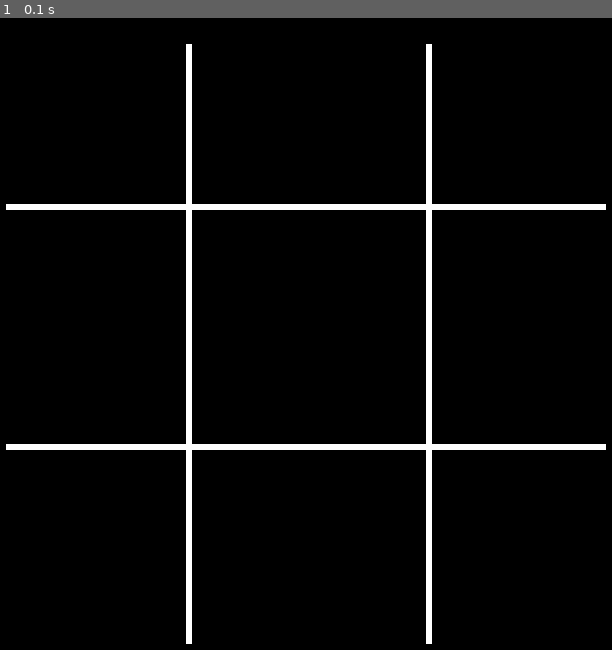
Above: before the commit, frame 1.
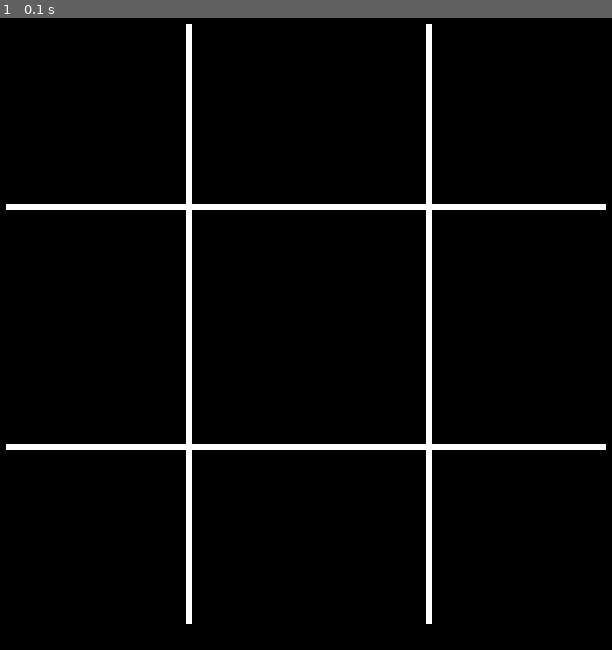
Above: after the commit, the same moment.

Repository: SaulRuizS/Tictactoe
Game: pygame game, started from tictactoe_python.py
Two runs of this game, one before a commit and one after it. Both use one fixed random seed, a clock stepped at 60 frames per second and the inputs below.
Inputs:
- Up to frame 1 (0.1 s): no input

The runs differ from the first frame. In frame 1, 0.1% of the frame differs, in the area x 30-71%, y 0-100%.

Commit message:
Minor changes in lines positions

Diff:
--- a/tictactoe_python.py
+++ b/tictactoe_python.py
@@ -12,8 +12,9 @@
 
 lineLength = 600
 lineWidth = 6
-leftPadding = 240
-topPadding = 80
+padding = 240
+#leftPadding = 240
+topPadding = 60
 #spaceOfLines = 50
 
 while running:
@@ -28,10 +29,10 @@
 
     # RENDER YOUR GAME HERE
 
-    pygame.draw.rect(screen, pygame.Color(255,255,255), pygame.Rect((screenWidth-(leftPadding)), (0+(topPadding)), lineWidth, lineLength), 6)
-    pygame.draw.rect(screen, pygame.Color(255,255,255), pygame.Rect((0+(leftPadding)), (0+(topPadding)), lineWidth, lineLength), 6)
-    pygame.draw.rect(screen, pygame.Color(255,255,255), pygame.Rect(( (screenHeight/2) - (lineLength/2) ), (0+(leftPadding)), lineLength, lineWidth), 6)
-    pygame.draw.rect(screen, pygame.Color(255,255,255), pygame.Rect(( (screenHeight/2) - (lineLength/2) ), (screenHeight-(leftPadding)), lineLength, lineWidth), 6)
+    pygame.draw.rect(screen, pygame.Color(255,255,255), pygame.Rect((screenWidth-(padding)), (0+(topPadding)), lineWidth, lineLength), 6)
+    pygame.draw.rect(screen, pygame.Color(255,255,255), pygame.Rect((0+(padding)), (0+(topPadding)), lineWidth, lineLength), 6)
+    pygame.draw.rect(screen, pygame.Color(255,255,255), pygame.Rect(( (screenHeight/2) - (lineLength/2) ), (0+(padding)), lineLength, lineWidth), 6)
+    pygame.draw.rect(screen, pygame.Color(255,255,255), pygame.Rect(( (screenHeight/2) - (lineLength/2) ), (screenHeight-(padding)), lineLength, lineWidth), 6)
 
 
     # flip() the display to put your work on screen
